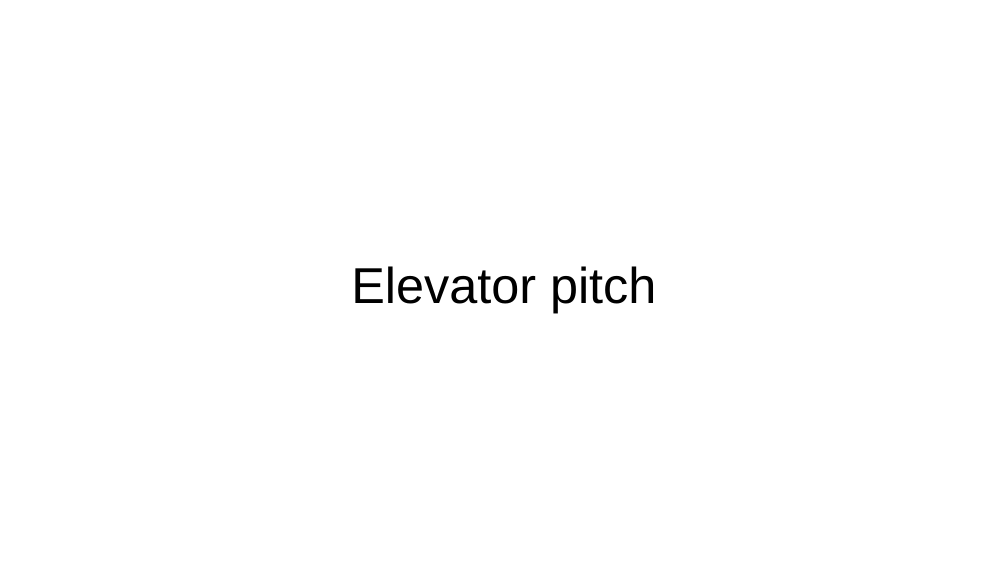
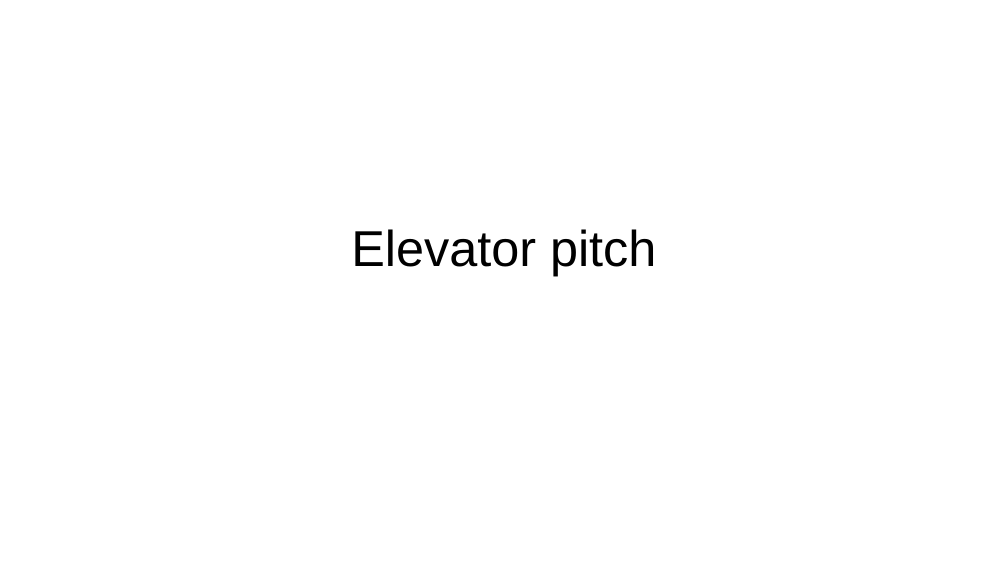
Before and after one commit to dubosews/Meal_Crafter, a slide deck: slide 3 of assets/Meal Crafter.pptx (slide 2 before the commit). Drawn at 1008x567 pixels with LibreOffice and Linux fonts; fonts in the diff are those of the drawing. Boxes give left, top, right and bottom in pixels: in the first picture for what was removed or moved away, otherwise in the second. Text is boxed around its words. In the diff, an @@ line names an element or a change of style, - is before the commit and + after.

```diff
--- a/assets/Meal Crafter.pptx
+++ b/assets/Meal Crafter.pptx
@@ title "Elevator pitch": place and size @@
-title "Elevator pitch" at [351, 266, 656, 313]
+title "Elevator pitch" at [351, 229, 656, 276]
```
Also in this commit, not shown: 3 other slides changed, 1 slide added, 1 other file.
